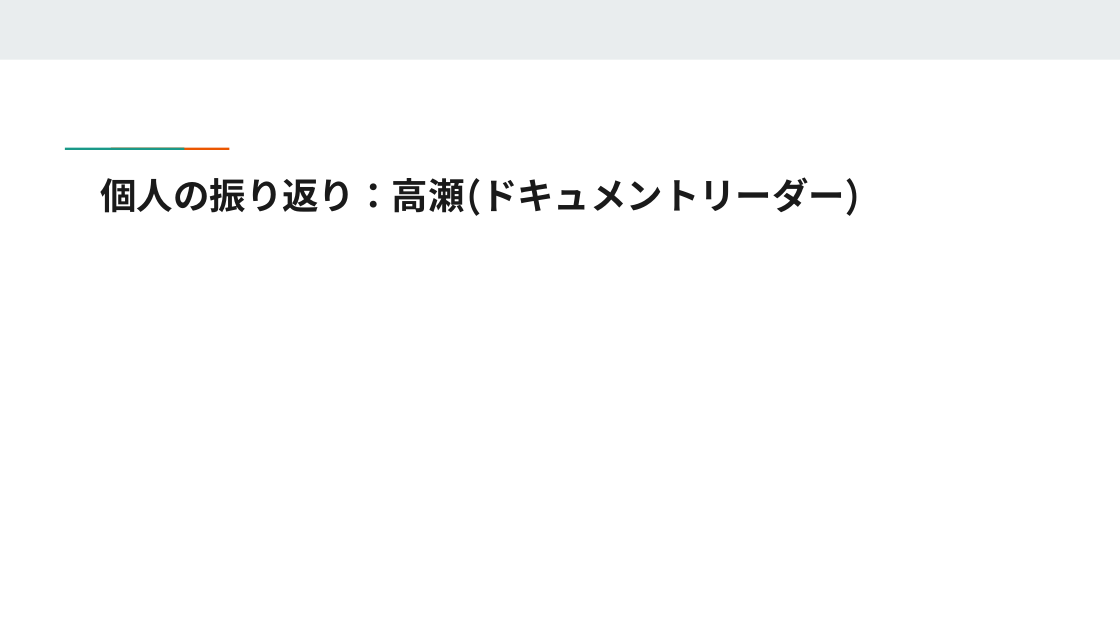
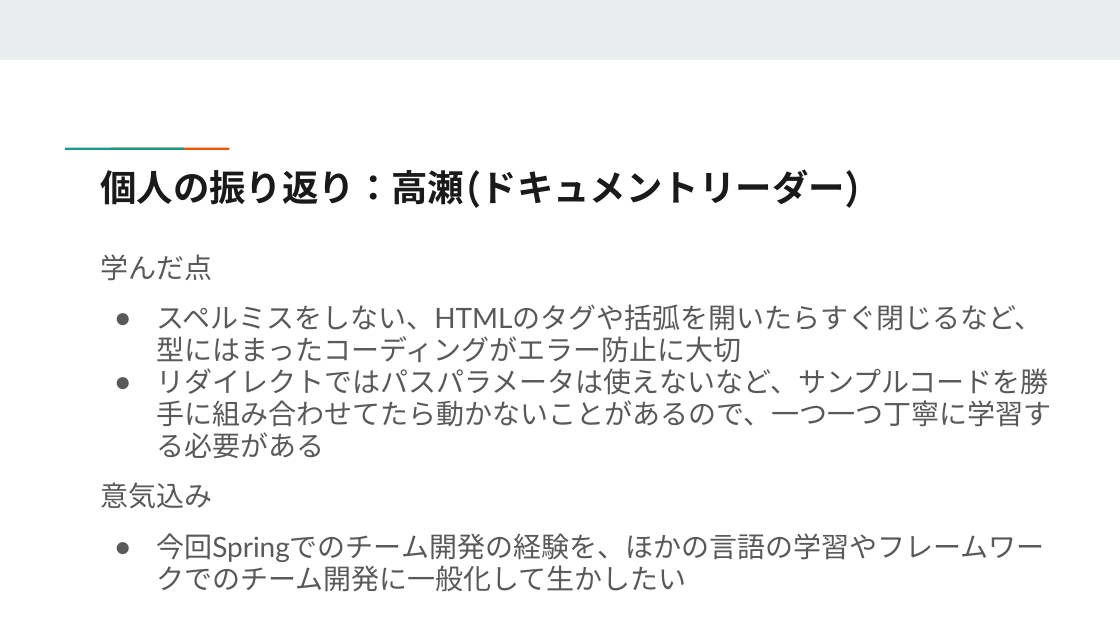
Before and after one commit to reskill-java-2024-nomura/Nomcnc, a slide deck: slide 9 of document/成果発表会資料.pptx (slide 8 before the commit). Drawn at 1120x630 pixels with LibreOffice and Linux fonts; fonts in the diff are those of the drawing. Boxes give left, top, right and bottom in pixels: in the first picture for what was removed or moved away, otherwise in the second. Text is boxed around its words. In the diff, an @@ line names an element or a change of style, - is before the commit and + after.

```diff
--- a/document/成果発表会資料.pptx
+++ b/document/成果発表会資料.pptx
@@ title "個人の振り返り：高瀬(ドキュメントリーダー)": place and size @@
-title "個人の振り返り：高瀬(ドキュメントリーダー)" at (101,177,862,216)
+title "個人の振り返り：高瀬(ドキュメントリーダー)" at (100,169,861,208)
@@ text added at (100,254,1051,592), 18 pt, text #595959 @@
+学んだ点
+● スペルミスをしない、HTMLのタグや括弧を開いたらすぐ閉じるなど、型にはまったコーディングがエラー防止に大切
+● リダイレクトではパスパラメータは使えないなど、サンプルコードを勝手に組み合わせてたら動かないことがあるので、一つ一つ丁寧に学習する必要がある
+意気込み
+● 今回Springでのチーム開発の経験を、ほかの言語の学習やフレームワークでのチーム開発に一般化して生かしたい
```
Also in this commit, not shown: 9 other slides changed, 1 slide added.
